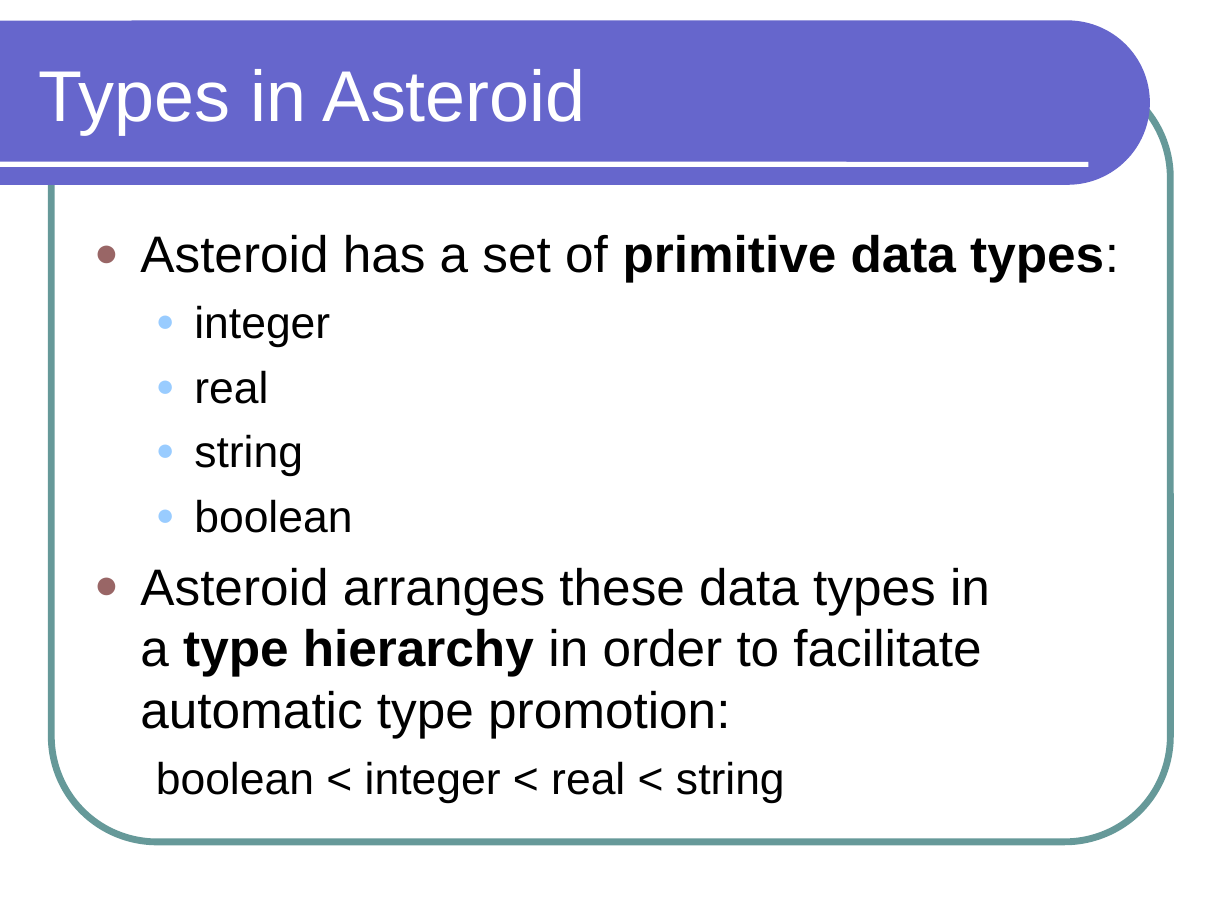
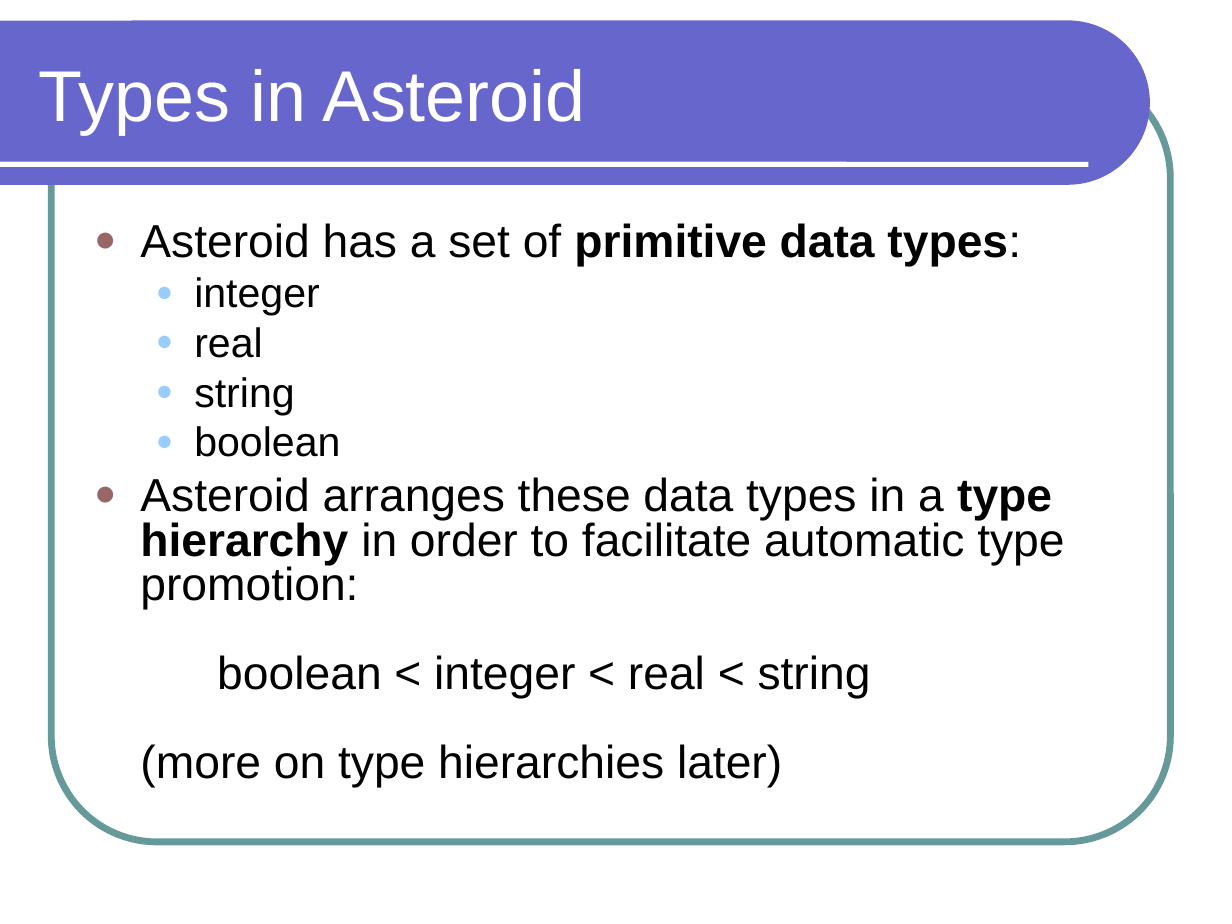
Before and after one commit to lutzhamel/CSC301, a slide deck: slide 11 of notes/csc301-ln002.ppt (slide 10 before the commit). Drawn at 1232x924 pixels with LibreOffice and Linux fonts; fonts in the diff are those of the drawing. Boxes give left, top, right and bottom in pixels: in the first picture for what was removed or moved away, otherwise in the second. Text is boxed around its words. In the diff, an @@ line names an element or a change of style, - is before the commit and + after.

```diff
--- a/notes/csc301-ln002.ppt
+++ b/notes/csc301-ln002.ppt
@@ text at box(140, 223, 1021, 457): size 30 to 27 pt in "Asteroid has a set of primitive data ..."; size 26 to 24 pt in "integer", "real", "string", "boolean"; line spacing 1 to 0.8 @@
@@ text at box(140, 477, 1064, 787): text changed; size 30 to 27 pt @@
-● Asteroid arranges these data types in a type hierarchy in order to facilitate automatic type promotion:
-  boolean < integer < real < string
+● Asteroid arranges these data types in a type hierarchy in order to facilitate automatic type promotion:
+  boolean < integer < real < string
+  (more on type hierarchies later)
```
Also in this commit, not shown: 8 other slides changed, 1 slide added, 5 other files.
